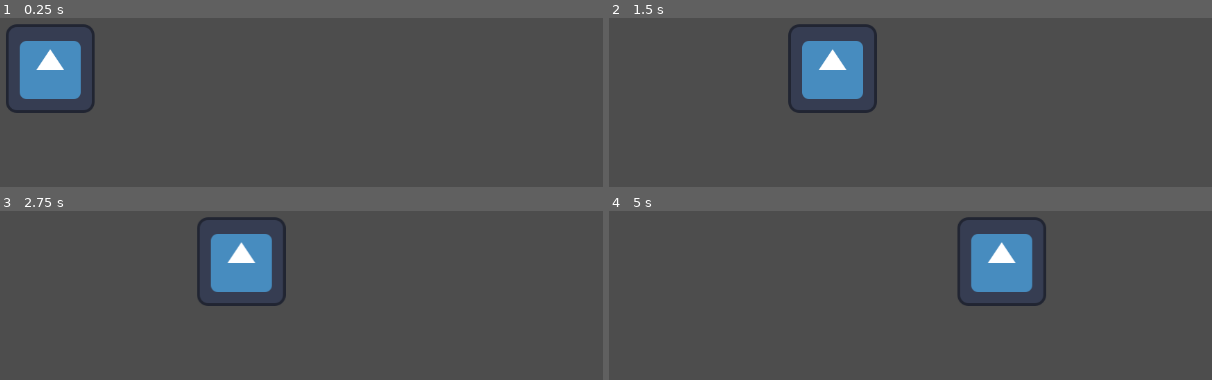
Above: before the commit, frames 1-4 (two rows, left to right).
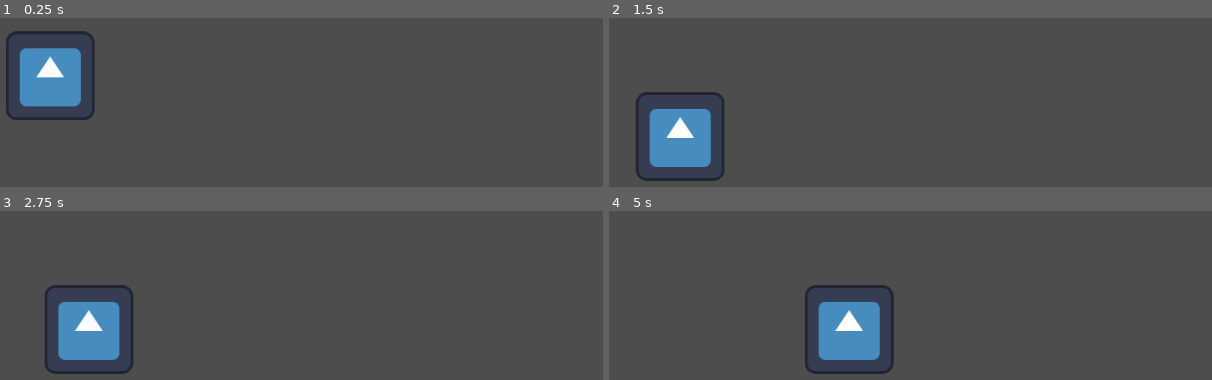
Above: after the commit, the same moments.

Repository: domalomn/DungeonMage
Game: Godot game, scene res://start_screen.tscn
The game is run twice, just before and just after one commit, with the same random seed, the same clock (stepped at 60 frames per second) and the same inputs. The engine's default icon, where the game draws it, is replaced by a stand-in: a white triangle on a blue panel in a dark square.
Inputs (mouse positions are in pixels of both pictures, inside the frame that each line leads up to):
- Up to frame 1 (0.25 s): no input
- Up to frame 2 (1.5 s): move the mouse to (988, 78) at 0.52 s; hold Right (right) from 0.53 s (still down); tap Ctrl (A) at 0.6, 1.35 s; move the mouse to (651, 122) at 1.27 s
- Up to frame 3 (2.75 s): move the mouse to (outside the picture) at 2.02 s; release Right (right) at 2.03 s; hold Left (left) from 2.03 s (still down); tap Ctrl (A) at 2.1 s
- Up to frame 4 (5 s): move the mouse to (outside the picture) at 2.77 s; release Left (left) at 2.78 s; hold Right (right) 2.78-4.28 s; tap Ctrl (A) at 2.85, 3.6, 4.35 s; move the mouse to (1049, 361) at 3.52 s; move the mouse to (outside the picture) at 4.27 s; hold Left (left) from 4.28 s (still down)

The runs differ from the first frame. In frame 1, 2.4% of the frame differs, in the area x 0-16%, y 3-61%; in frame 2, 8.9%; in frame 3, 9.0%; in frame 4, 9.1%, in the area x 32-73%, y 3-97%.

Commit message:
added falling state

Diff:
--- a/Entities/Character.gd
+++ b/Entities/Character.gd
@@ -6,7 +6,8 @@
 @export var State_Machine : FSM = null
 @export var Stats : CharacterStats = null
 
-func _input(event): State_Machine.current.handle_input(event)
+func _input(event):
+	State_Machine.current.handle_input(event)
 
 func _physics_process(delta): State_Machine.current.physics_update(delta)
 
--- a/Entities/Player/Player.tscn
+++ b/Entities/Player/Player.tscn
@@ -5,8 +5,8 @@
 [ext_resource type="Script" path="res://Entities/Character_Stats.gd" id="2_shtls"]
 [ext_resource type="Script" path="res://Entities/State Machines/Finite State Machine.gd" id="3_ui0s5"]
 [ext_resource type="Script" path="res://Entities/State Machines/Player States/Idle.gd" id="4_hgayi"]
-[ext_resource type="Script" path="res://Entities/State Machines/State.gd" id="5_ankvf"]
 [ext_resource type="Script" path="res://Entities/State Machines/Player States/Move.gd" id="6_jalty"]
+[ext_resource type="Script" path="res://Entities/State Machines/Player States/Falling.gd" id="7_g11qy"]
 
 [sub_resource type="Resource" id="Resource_plgi6"]
 script = ExtResource("2_shtls")
@@ -39,7 +39,6 @@
 
 [node name="Idle" type="Node" parent="FSM" node_paths=PackedStringArray("user")]
 script = ExtResource("4_hgayi")
-Move_State = "Move"
 user = NodePath("../..")
 
 [node name="Move" type="Node" parent="FSM" node_paths=PackedStringArray("user", "idle_timer")]
@@ -49,7 +48,8 @@
 
 [node name="IdleTimer" type="Timer" parent="FSM/Move"]
 
-[node name="State3" type="Node" parent="FSM"]
-script = ExtResource("5_ankvf")
+[node name="Falling" type="Node" parent="FSM" node_paths=PackedStringArray("user")]
+script = ExtResource("7_g11qy")
+user = NodePath("../..")
 
 [connection signal="timeout" from="FSM/Move/IdleTimer" to="FSM/Move" method="_on_timer_timeout"]
--- /dev/null
+++ b/Entities/State Machines/Player States/Falling.gd
@@ -0,0 +1,11 @@
+extends State
+
+@export var user : Character
+
+func physics_update(_delta):
+	user.velocity.y+= 6
+	user.move_and_slide()
+
+	if user.is_on_floor():
+		Machine.goto_state("Idle",{})
+		user.velocity.y = 0
--- a/Entities/State Machines/Player States/Idle.gd
+++ b/Entities/State Machines/Player States/Idle.gd
@@ -1,8 +1,8 @@
 extends State
 
-@export var Move_State : String = "Run"
+@export var Move_State : String = "Move"
 
-@export var Jump_State : String = "Jump"
+@export var Jump_State : String = "Falling"
 
 @export var user : Character
 
@@ -13,5 +13,12 @@
 	user.velocity = Global.move_vector_to(user.velocity, Vector2.ZERO, user.Stats.Ground_Friction, true)
 	user.move_and_slide()
 
+	if not user.is_on_floor(): Machine.goto_state(Jump_State,{})
+
 ## called when input is passed
-func handle_input(event : InputEvent): if abs( Input.get_axis("left","right") ) > 0.1: Machine.goto_state(Move_State,{})
+func handle_input(event : InputEvent):
+	if abs( Input.get_axis("left","right") ) > 0.1: Machine.goto_state(Move_State,{})
+
+	if Input.is_action_just_pressed("A"):
+		user.velocity.y = -250
+		Machine.goto_state(Jump_State,{})
--- a/Entities/State Machines/Player States/Move.gd
+++ b/Entities/State Machines/Player States/Move.gd
@@ -10,10 +10,13 @@
 	var movement : Vector2 = Vector2(user.Stats.Ground_Speed, 0)*Input.get_axis("left","right")
 	var isMoving = abs(movement.x) > 0.2
 	if isMoving: idle_timer.start(idle_time)
+
 	if abs( movement.angle_to(user.velocity) ) > PI/2 or not isMoving:
 		user.velocity = Global.move_vector_to(user.velocity, movement, user.Stats.Ground_Friction, true)
 	else:
 		user.velocity = Global.move_vector_to(user.velocity, movement, user.Stats.Ground_Acceleration, false)
 	user.move_and_slide()
 
+	if not user.is_on_floor(): Machine.goto_state("Falling",{})
+
 func _on_timer_timeout(): Machine.goto_state(Idle_State,{})
--- a/start_screen.tscn
+++ b/start_screen.tscn
@@ -1,8 +1,17 @@
-[gd_scene load_steps=2 format=3 uid="uid://ce0e5nkfemr0e"]
+[gd_scene load_steps=3 format=3 uid="uid://ce0e5nkfemr0e"]
 
 [ext_resource type="PackedScene" uid="uid://kogoc4hg41mb" path="res://Entities/Player/Player.tscn" id="1_iqd67"]
+
+[sub_resource type="RectangleShape2D" id="RectangleShape2D_t2rpx"]
+size = Vector2(1370, 20)
 
 [node name="Start Screen" type="Node2D"]
 
 [node name="Player" parent="." instance=ExtResource("1_iqd67")]
 position = Vector2(354, 343)
+
+[node name="StaticBody2D" type="StaticBody2D" parent="."]
+
+[node name="CollisionShape2D" type="CollisionShape2D" parent="StaticBody2D"]
+position = Vector2(731, 449)
+shape = SubResource("RectangleShape2D_t2rpx")
